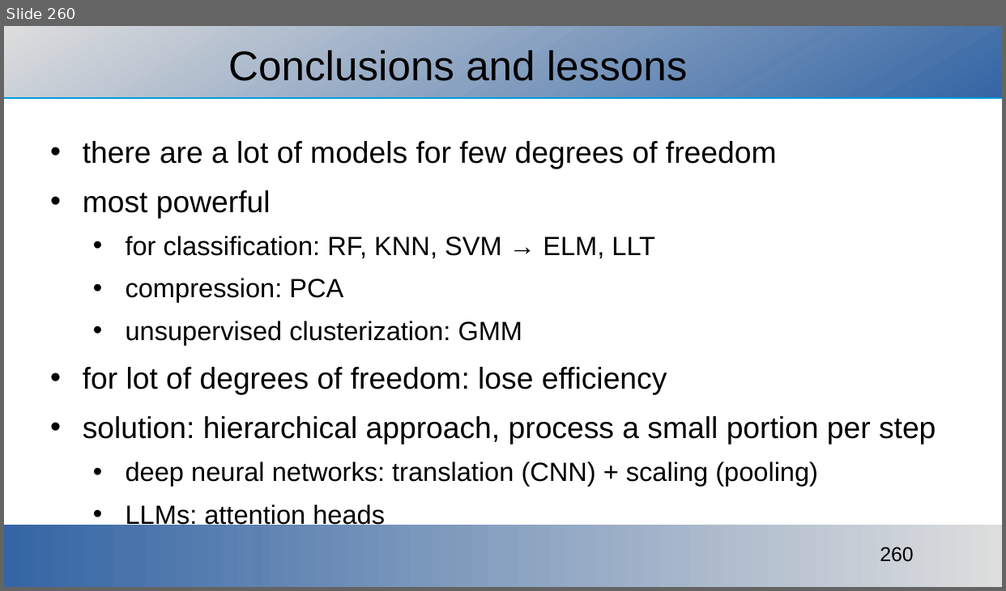
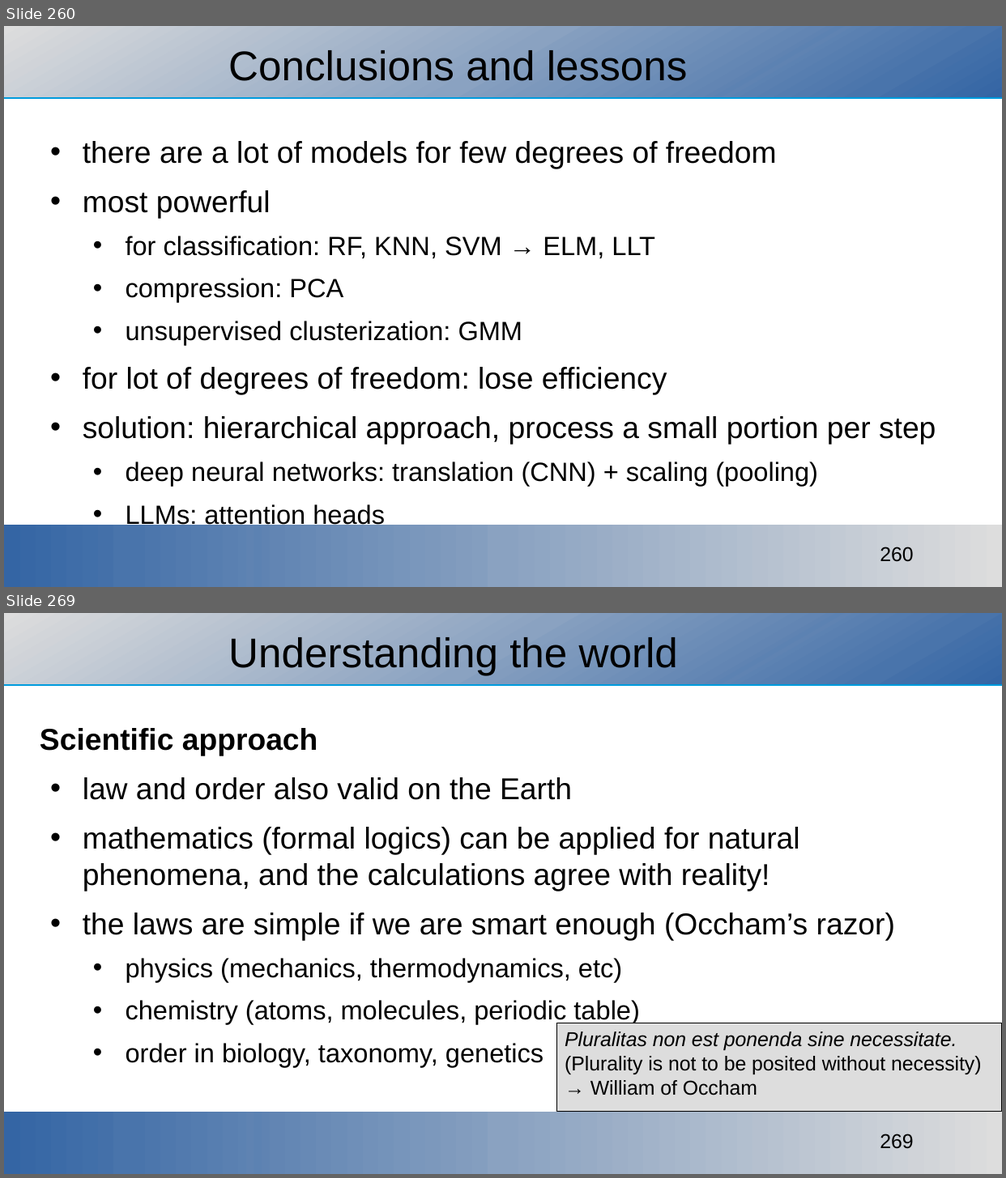
Before and after one commit to ajakovac/ML-in-Practice-I, a slide deck: ML in practice.odp. Shown one above the other, each under a label of ours: slide 260 before the commit, slides 260 and 269 after it; the slides between them are not shown. The pictures are 1006x591 and 1006x1178 pixels, drawn with LibreOffice and Linux fonts; fonts in the diff are those of the drawing; background and template pictures are left out. Boxes give left, top, right and bottom in pixels: in the first picture for what was removed or moved away, otherwise in the second. Text is boxed around its words. In the diff, an @@ line names an element or a change of style, - is before the commit and + after.

```diff
--- a/ML in practice.odp
+++ b/ML in practice.odp
@@ slide 269 added at box(4, 613, 1002, 1174), background #FFFFFF; not listed: 3 template elements that a slide beside it also shows @@
@@ title added at box(228, 637, 678, 675), 33 pt, text #000000 @@
+Understanding the world
@@ text added at box(40, 728, 895, 1067), 24 pt, text #000000 @@
+Scientific approach
+• law and order also valid on the Earth
+• mathematics (formal logics) can be applied for natural phenomena, and the calculations agree with reality!
+• the laws are simple if we are smart enough (Occham’s razor)
+  • physics (mechanics, thermodynamics, etc)
+  • chemistry (atoms, molecules, periodic table)
+  • order in biology, taxonomy, genetics
@@ rectangle added at box(556, 1023, 1002, 1112), fill #DDDDDD, outline #000000 0.51 pt, 16 pt, text #000000 @@
+Pluralitas non est ponenda sine necessitate.
+(Plurality is not to be posited without necessity)
+→ William of Occham
```
Also in this commit, not shown: 19 other slides added, 2 other files.
